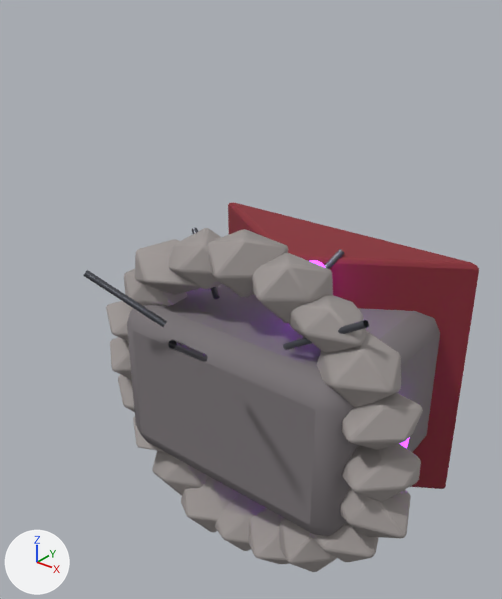
One commit to the glTF model models/buildings/laboratory.glb: the scene before it, then after it.
Both versions are drawn from a camera (50 mm lens) standing at (3.87, -4.54, 4.17) and looking at (-0.22, 0.58, 1.0). Every picture has the same lights, and +X, +Y and +Z are marked at lower left. The first picture is the older version. Where no turn or scale is listed for an object, it has been applied to the vertices.

In view in the first picture: 'FoundationStone_0', 'FoundationStone_1', 'FoundationStone_14', 'FoundationStone_19', 'FoundationStone_2', 'FoundationStone_3', 'FoundationStone_4', 'FoundationStone_5', 'FoundationStone_6', 'FoundationStone_7', 'Laboratory', 'LaboratoryRoof' and 17 more.
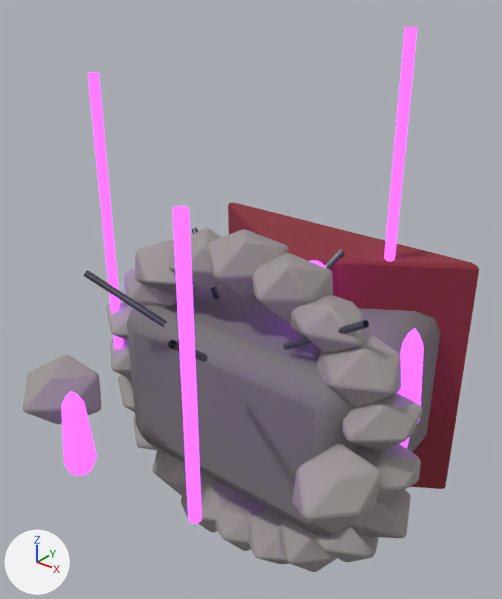
What the commit changed:
Mesh me_l10relic is new.
It has 78 vertices, 133 faces and spans x 1.474..1.755, y 0.444..0.726, z 0.2..1.274.
It uses material mat_soul (purple #9e35e5, glowing purple #b03cff).
Mesh me_l9spire_004 is new.
It has 130 vertices, 240 faces and spans x 0.81..0.92, y 1.44..1.54, z 0.15..3.65.
It uses material mat_soul (purple #9e35e5, glowing purple #b03cff).
Mesh me_l6spire_004 is new.
It has 130 vertices, 240 faces and spans x -1.77..-1.66, y -0.05..0.05, z 0.15..3.2.
It uses material mat_soul (purple #9e35e5, glowing purple #b03cff).
Mesh me_icosphere_026 is new.
It has 108 vertices, 212 faces and spans x -0.4..0.349, y -0.447..0.405, z -0.303..0.305.
It uses material mat_stone_light (grey #9e9795).
Mesh me_l4relic is new.
It has 78 vertices, 133 faces and spans x -0.437..-0.157, y -1.835..-1.554, z 0.2..0.994.
It uses material mat_soul (purple #9e35e5, glowing purple #b03cff).
Mesh me_l3spire_004 is new.
It has 130 vertices, 240 faces and spans x 0.8..0.91, y -1.54..-1.44, z 0.15..2.75.
It uses material mat_soul (purple #9e35e5, glowing purple #b03cff).
Mesh me_icosphere_025 is new.
It has 110 vertices, 216 faces and spans x -0.313..0.315, y -0.443..0.401, z -0.305..0.293.
It uses material mat_stone_light (grey #9e9795).
Object 'L10Relic' (ob_l10relic) is new; it shows me_l10relic.
Its location is (0.0, 0.0, 0.0).
Object 'L9Spire' (ob_l9spire) is new; it shows me_l9spire_004.
Its location is (0.0, 0.0, 0.0).
Object 'L6Spire' (ob_l6spire) is new; it shows me_l6spire_004.
Its location is (0.0, 0.0, 0.0).
Object 'L5Foundation' (ob_l5foundation) is new; it shows me_icosphere_026.
Its location is (-1.32, -1.1, 0.28).
Object 'L4Relic' (ob_l4relic) is new; it shows me_l4relic.
Its location is (0.0, 0.0, 0.0).
Object 'L3Spire' (ob_l3spire) is new; it shows me_l3spire_004.
Its location is (0.0, 0.0, 0.0).
Object 'L2Foundation' (ob_l2foundation) is new; it shows me_icosphere_025.
Its location is (1.62, -0.59, 0.28).

Boxes [x1, y1, x2, y2] around the edits, measured in the pictures (502 x 599 px):
'L2Foundation', added: after [292, 444, 381, 533]
'L3Spire', added (purple): after [172, 206, 202, 524]
'L5Foundation', added: after [23, 355, 102, 424]
'L9Spire', added (purple): after [384, 27, 417, 261]
'L6Spire', added (purple): after [88, 72, 123, 349]
'L4Relic', added (purple): after [61, 392, 97, 476]
'L10Relic', added (purple): after [397, 328, 424, 422]
